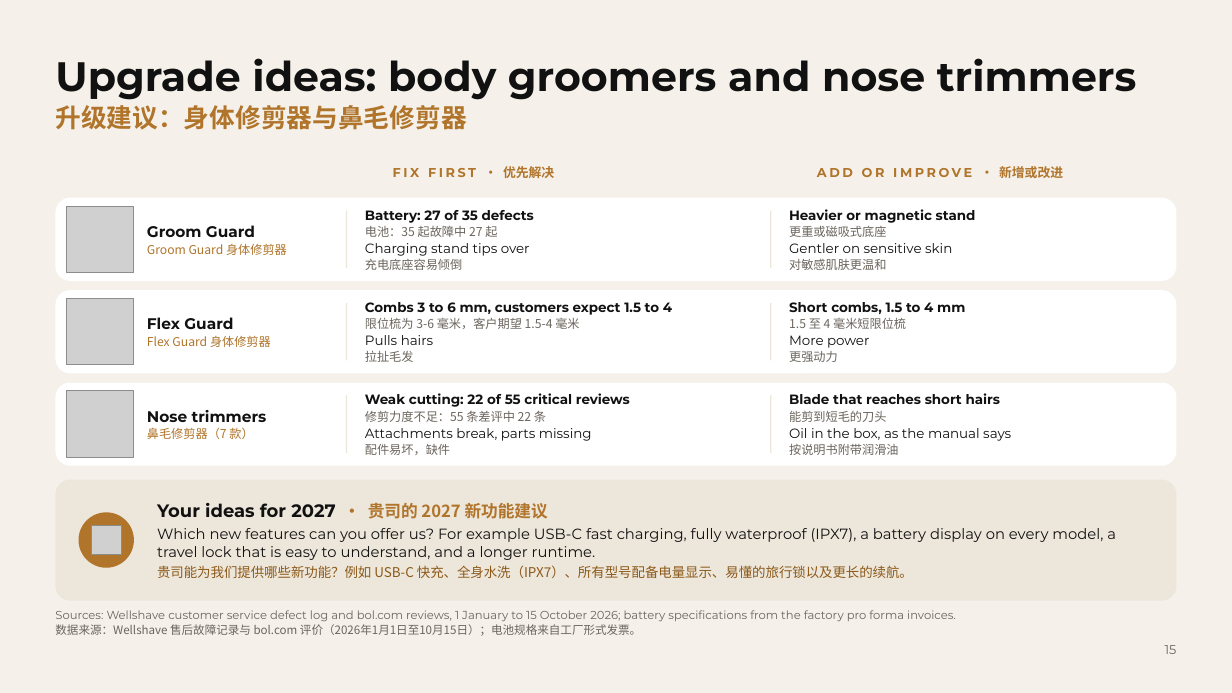
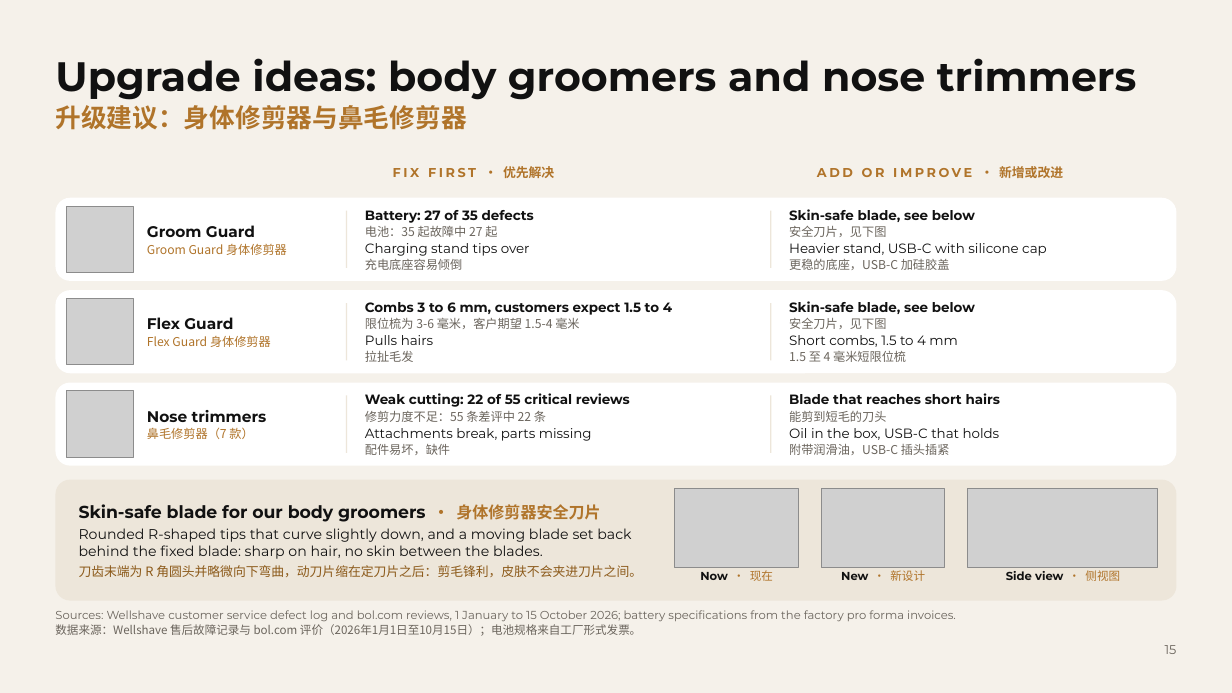
Before and after one commit to Wellshave/design, a slide deck: slide 15 of presentaties/fabrieksbezoek-china-2026/uitvoer/Wellshave_Factory_Visit_GlobalBestWay-Fanke.pptx. Drawn at 1232x693 pixels with LibreOffice and Linux fonts; fonts in the diff are those of the drawing; grey boxes stand for pictures; background and template pictures are left out. Boxes give left, top, right and bottom in pixels: in the first picture for what was removed or moved away, otherwise in the second. Text is boxed around its words. In the diff, an @@ line names an element or a change of style, - is before the commit and + after.

```diff
--- a/presentaties/fabrieksbezoek-china-2026/uitvoer/Wellshave_Factory_Visit_GlobalBestWay-Fanke.pptx
+++ b/presentaties/fabrieksbezoek-china-2026/uitvoer/Wellshave_Factory_Visit_GlobalBestWay-Fanke.pptx
@@ text at bbox=[789, 209, 975, 270]: text changed @@
-Heavier or magnetic stand
-更重或磁吸式底座
-Gentler on sensitive skin
-对敏感肌肤更温和
+Skin-safe blade, see below
+安全刀片，见下图
+Heavier stand, USB-C with silicone cap
+更稳的底座，USB-C 加硅胶盖
@@ text "Skin-safe blade, see below" at bbox=[789, 301, 975, 362]: bold off in "Short combs, 1.5 to 4 mm" @@
@@ text at bbox=[789, 301, 975, 329]: paragraphs added @@
+Skin-safe blade, see below
+安全刀片，见下图
@@ text at bbox=[789, 351, 838, 362]: paragraphs removed @@
-More power
-更强动力
@@ text at bbox=[789, 444, 950, 455]: text changed @@
-Oil in the box, as the manual says
-按说明书附带润滑油
+Oil in the box, USB-C that holds
+附带润滑油，USB-C 插头插紧
@@ text added at bbox=[79, 504, 642, 577], 11 pt, text #111111 @@
+Skin-safe blade for our body groomers · 身体修剪器安全刀片
+Rounded R-shaped tips that curve slightly down, and a moving blade set back behind the fixed blade: sharp on hair, no skin between the blades.
+刀齿末端为 R 角圆头并略微向下弯曲，动刀片缩在定刀片之后：剪毛锋利，皮肤不会夹进刀片之间。
@@ text removed at bbox=[157, 503, 1116, 578] @@
-Your ideas for 2027 · 贵司的 2027 新功能建议
-Which new features can you offer us? For example USB-C fast charging, fully waterproof (IPX7), a battery display on every model, a travel lock that is easy to understand, and a longer runtime.
-贵司能为我们提供哪些新功能？例如 USB-C 快充、全身水洗（IPX7）、所有型号配备电量显示、易懂的旅行锁以及更长的续航。
@@ picture added at bbox=[675, 489, 799, 567] @@
@@ picture added at bbox=[822, 489, 945, 567] @@
@@ picture added at bbox=[969, 489, 1159, 567] @@
@@ ellipse removed at bbox=[79, 512, 134, 567] @@
@@ picture removed at bbox=[91, 525, 121, 555] @@
@@ text added at bbox=[700, 570, 773, 581], 9 pt, text #111111, bold @@
+Now · 现在
@@ text added at bbox=[841, 570, 925, 581], 9 pt, text #B0742A @@
+New · 新设计
@@ text added at bbox=[1006, 570, 1120, 581], 9 pt, text #111111, bold @@
+Side view · 侧视图
```
Also in this commit, not shown: 4 other slides changed, 9 other files.
